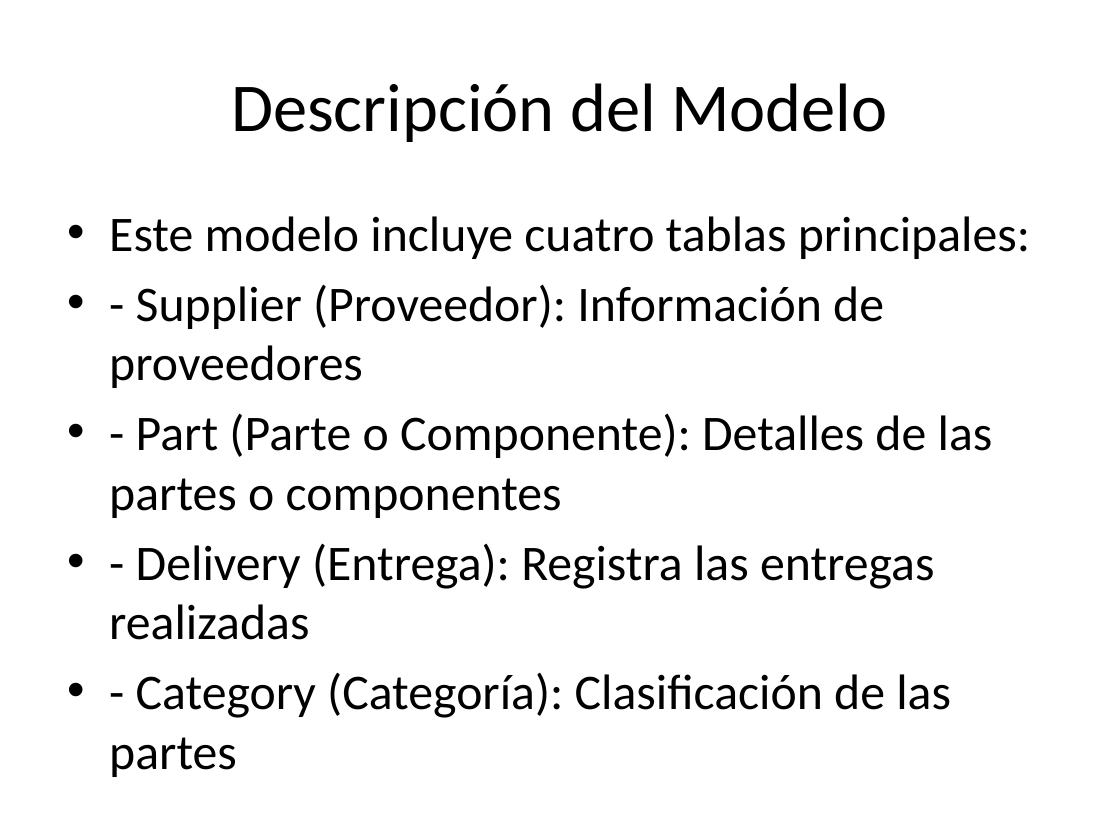
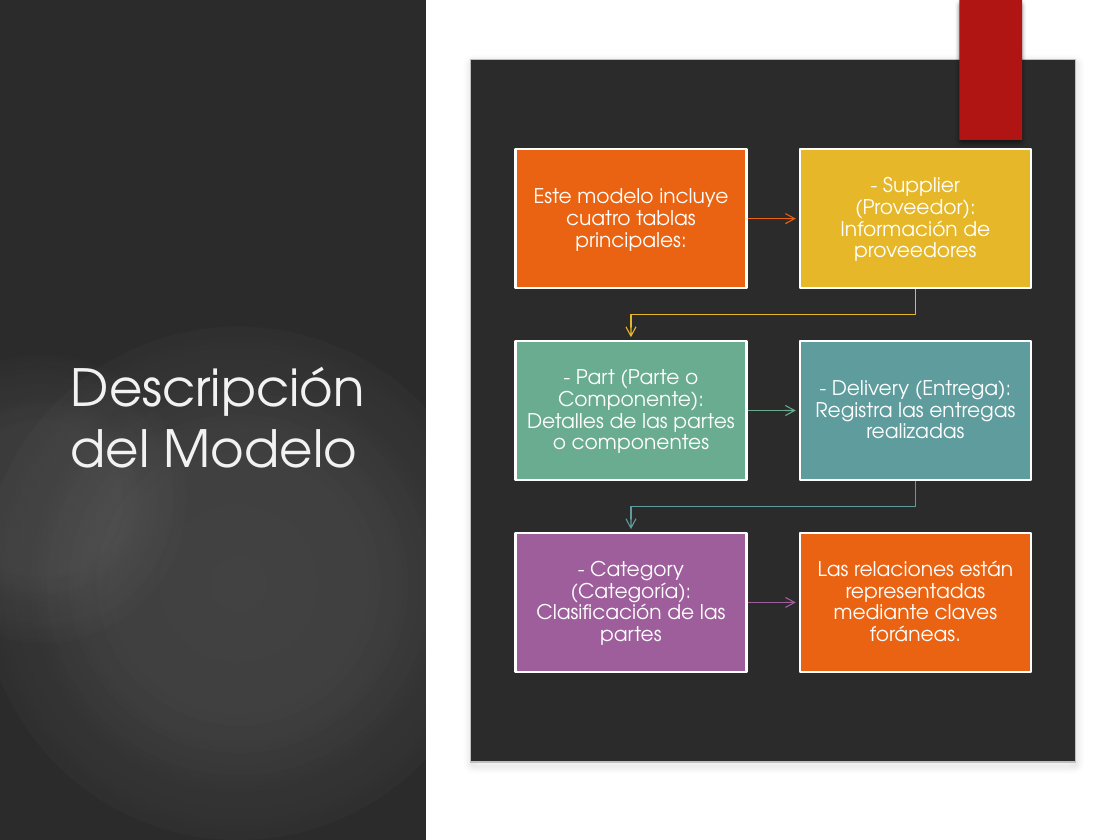
Before and after one commit to Kathry1/ONLINE_DS_THEBRIDGE_Kathry, a slide deck: slide 2 of Challenge 2/Modelo_de_Datos_Challenge2.pptx. Drawn at 1120x840 pixels with LibreOffice and Linux fonts; fonts in the diff are those of the drawing; background and template pictures are left out; a plain dark background stands for a picture behind light text. Boxes give left, top, right and bottom in pixels: in the first picture for what was removed or moved away, otherwise in the second. Text is boxed around its words. In the diff, an @@ line names an element or a change of style, - is before the commit and + after.

```diff
--- a/Challenge 2/Modelo_de_Datos_Challenge2.pptx
+++ b/Challenge 2/Modelo_de_Datos_Challenge2.pptx
@@ background #FFFFFF to picture (left out) @@
@@ rectangle added at <box>427,0,1120,840</box>, fill #FFFFFF @@
@@ ellipse added at <box>697,0,893,140</box>, fill gradient #F3F3F3 @@
@@ rectangle added at <box>949,0,1033,134</box>, fill #B01513 @@
@@ rectangle added at <box>959,0,1021,140</box>, fill #B01513 @@
@@ rounded rectangle added at <box>470,59,1075,763</box>, fill #FFFFFF, outline #BFBFBF 1 pt @@
@@ title "Descripción del Modelo": place and size @@
-title "Descripción del Modelo" at <box>231,83,887,142</box>
+title "Descripción del Modelo" at <box>71,367,365,468</box>
@@ title "Descripción del Modelo" at <box>71,367,365,468</box>: size 44 to 33 pt, font Calibri to TeX Gyre Adventor, text colour #000000 to #F2F2F2; alignment centre to left @@
@@ text removed at <box>109,216,1030,718</box> @@
-• Este modelo incluye cuatro tablas principales:
-• - Supplier (Proveedor): Información de proveedores
-• - Part (Parte o Componente): Detalles de las partes o componentes
-• - Delivery (Entrega): Registra las entregas realizadas
-• - Category (Categoría): Clasificación de las partes
-• Las relaciones están representadas mediante claves foráneas.
@@ ellipse added at <box>0,327,494,840</box>, fill gradient #F3F3F3 @@
@@ ellipse added at <box>0,355,186,644</box>, fill gradient #F3F3F3 @@
@@ group added at <box>515,149,1030,672</box>: 6 rectangles, 6 texts, 5 freeform shapes @@
+Este modelo incluye cuatro tablas principales:
+- Supplier (Proveedor): Información de proveedores
+- Part (Parte o Componente): Detalles de las partes o componentes
+- Delivery (Entrega): Registra las entregas realizadas
+- Category (Categoría): Clasificación de las partes
+Las relaciones están representadas mediante claves foráneas.
@@ ellipse added at <box>772,747,893,840</box>, fill gradient #F3F3F3 @@
```
Also in this commit, not shown: 3 other slides changed.
